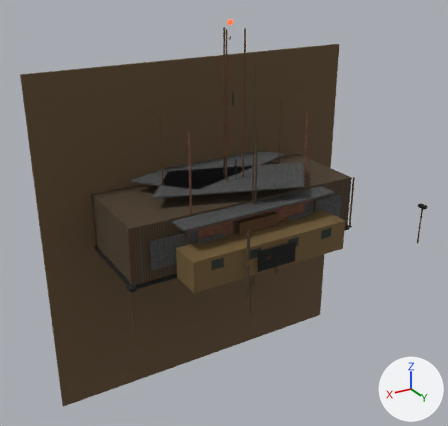
A saved change to the glTF model public/assets/models/wasteland/town/services-2.glb.
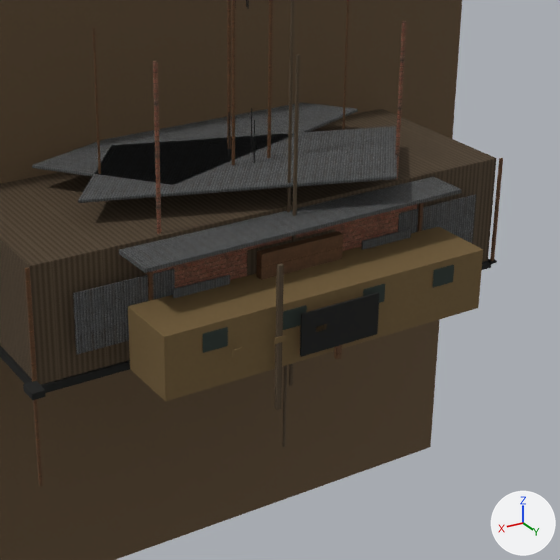
Each version is shown whole from a camera (50 mm lens) standing at (26.4, 43.2, 24.5) and looking at (0.2, -0.5, 2.6), then close up on the part from 26% to 85% of the width and 24% to 87% of the height. Lighting does not change. The marker at lower right points along +X, +Y and +Z. The older version's two pictures come first. Where no turn or scale is listed for an object, it has been applied to the vertices.

Names of what the first close-up shows: 'helipad:structure', 'school:structure', 'toll-bank:structure' and 1 more.
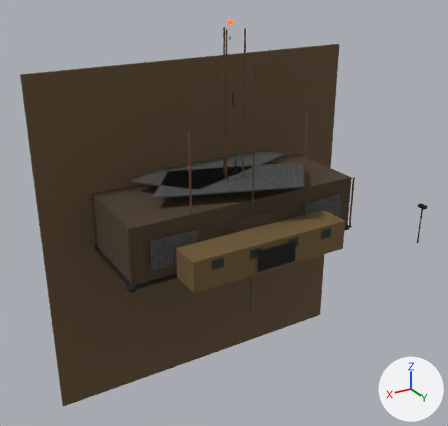
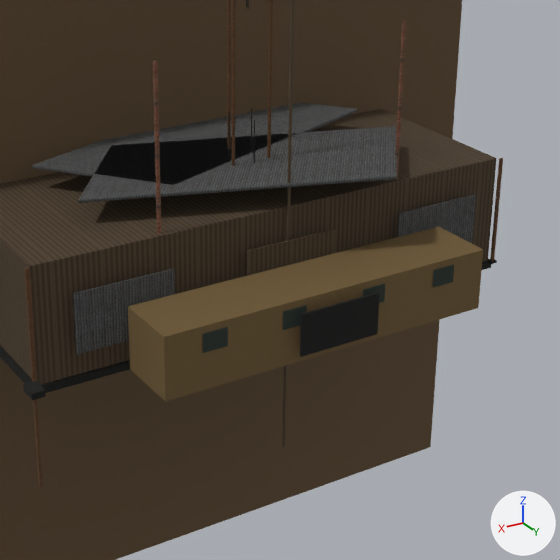
What differs and where, as boxes (x1, y1, x2, y2) in the close-ups (560 x 560 px):
'toll-bank:structure', deleted
    before: (93, 0, 461, 410)
    faces in mat_town___galvanised_tin (picture img_town_tile___galvanised_tin): (119, 177, 461, 298)
    faces in mat_town___salvaged_brick (picture img_town_tile___salvaged_brick): (147, 204, 417, 288)
    faces in mat_town___rusted_steel (picture img_town_tile___rusted_steel): (93, 0, 424, 360)
    faces in mat_town___weathered_plank (picture img_town_tile___weathered_plank): (274, 55, 300, 410)
    faces in mat_town___faded_hand_paint (picture img_town_tile___faded_hand_paint): (232, 324, 327, 356)

The change, as a list of edits to the scene's bpy script:
```text
Remove ob_toll_bank_structure:
    ob_toll_bank_structure = bpy.data.objects.new('toll-bank:structure', me_torus)
    ob_toll_bank_structure.location = (0.0, 8.05, 2.2)
```
